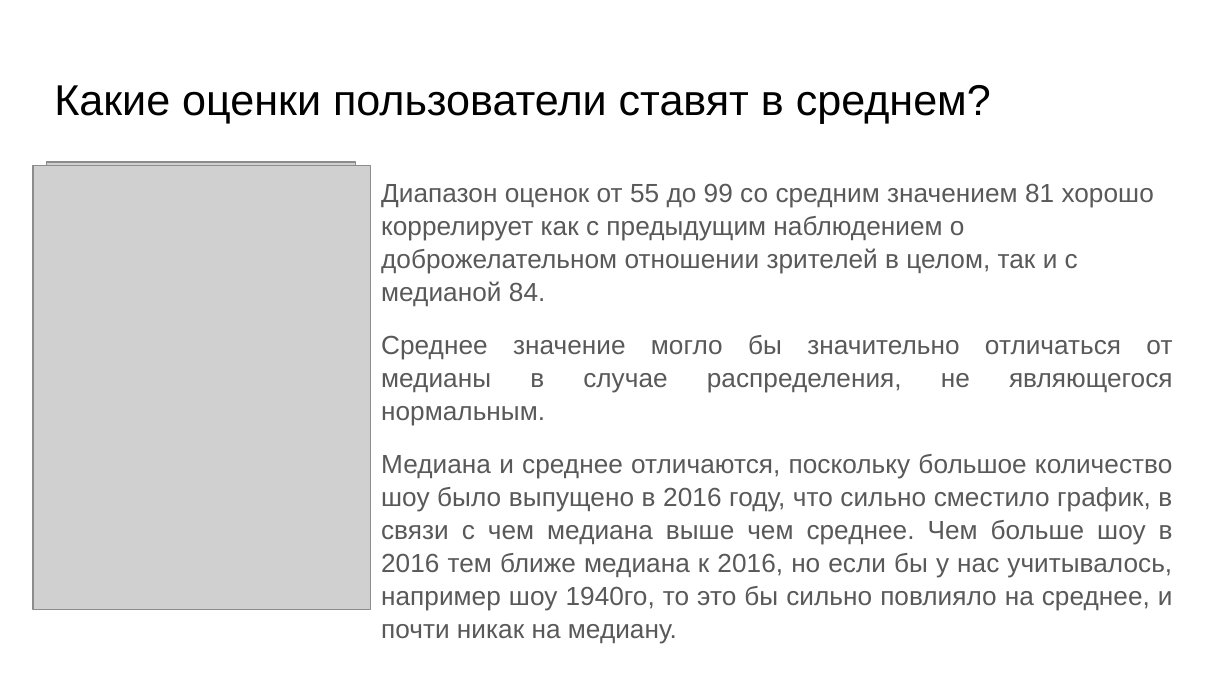
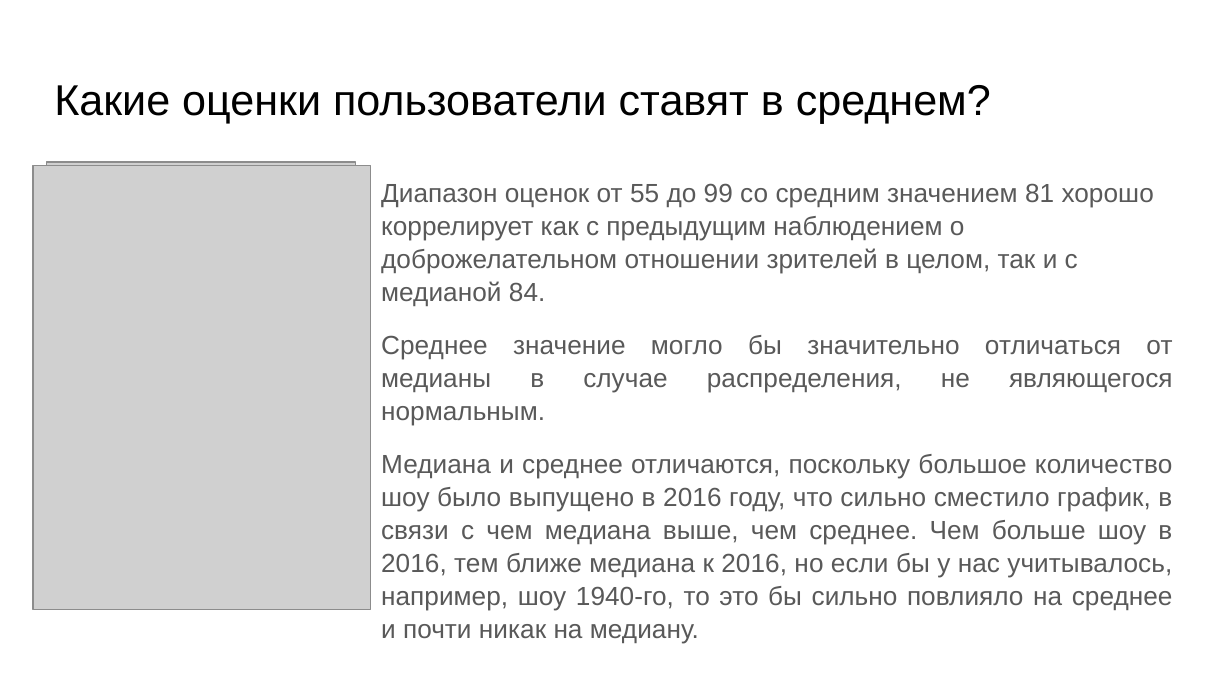
Before and after one commit to Dimildizio/DS_course, a slide deck: slide 9 of EDA_group_slides.pptx. Drawn at 1232x693 pixels with LibreOffice and Linux fonts; fonts in the diff are those of the drawing; grey boxes stand for pictures. Boxes give left, top, right and bottom in pixels: in the first picture for what was removed or moved away, otherwise in the second. Text is boxed around its words. In the diff, an @@ line names an element or a change of style, - is before the commit and + after.

```diff
--- a/EDA_group_slides.pptx
+++ b/EDA_group_slides.pptx
@@ text at (x1=381, y1=454, x2=1173, y2=644): text changed @@
-Медиана и среднее отличаются, поскольку большое количество шоу было выпущено в 2016 году, что сильно сместило график, в связи с чем медиана выше чем среднее. Чем больше шоу в 2016 тем ближе медиана к 2016, но если бы у нас учитывалось, например шоу 1940го, то это бы сильно повлияло на среднее, и почти никак на медиану.
+Медиана и среднее отличаются, поскольку большое количество шоу было выпущено в 2016 году, что сильно сместило график, в связи с чем медиана выше, чем среднее. Чем больше шоу в 2016, тем ближе медиана к 2016, но если бы у нас учитывалось, например, шоу 1940-го, то это бы сильно повлияло на среднее и почти никак на медиану.
```
Also in this commit, not shown: 19 other slides changed.
